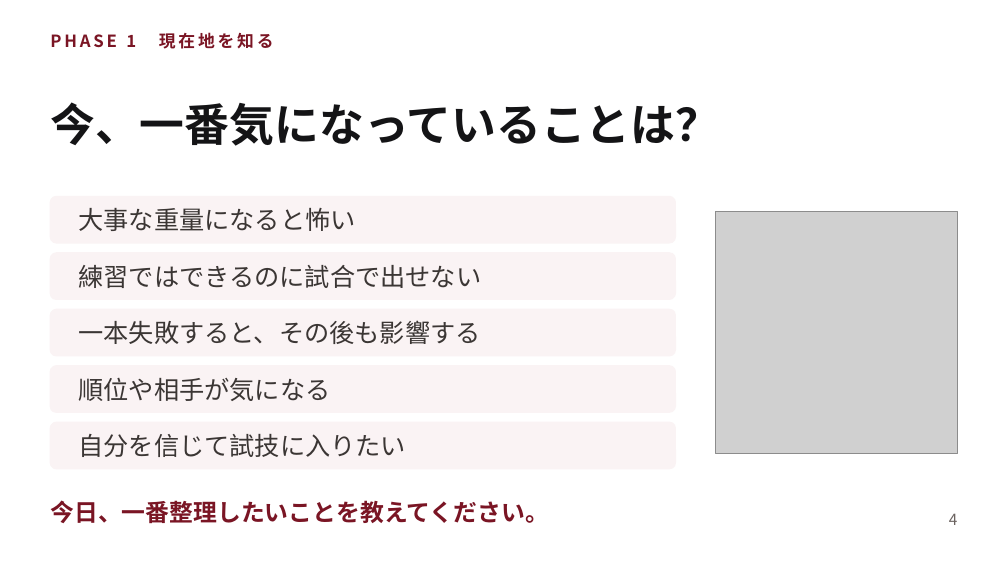
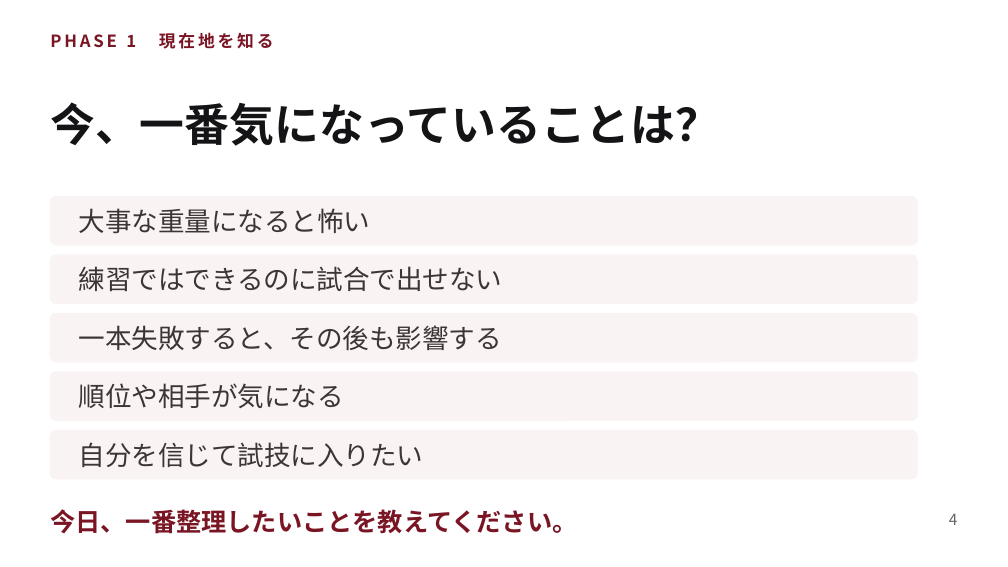
Before and after one commit to shiori0823/shiorin-trainer, a slide deck: slide 4 of deck/consultation-deck.pptx. Drawn at 1008x567 pixels with LibreOffice and Linux fonts; fonts in the diff are those of the drawing; grey boxes stand for pictures. Boxes give left, top, right and bottom in pixels: in the first picture for what was removed or moved away, otherwise in the second. Text is boxed around its words. In the diff, an @@ line names an element or a change of style, - is before the commit and + after.

```diff
--- a/deck/consultation-deck.pptx
+++ b/deck/consultation-deck.pptx
@@ rounded rectangle: place and size @@
-rounded rectangle at [50, 197, 675, 243]
+rounded rectangle at [50, 197, 917, 245]
@@ picture removed at [716, 212, 958, 454] @@
@@ rounded rectangle: place and size @@
-rounded rectangle at [50, 253, 675, 299]
+rounded rectangle at [50, 255, 917, 303]
@@ rounded rectangle: place and size @@
-rounded rectangle at [50, 309, 675, 356]
+rounded rectangle at [50, 313, 917, 362]
@@ rounded rectangle: place and size @@
-rounded rectangle at [50, 366, 675, 412]
+rounded rectangle at [50, 372, 917, 420]
@@ proportions changed in 5 elements at [50, 197, 917, 245], [50, 255, 917, 303], [50, 313, 917, 362], [50, 372, 917, 420], [50, 430, 917, 479] @@
@@ rounded rectangle: place and size @@
-rounded rectangle at [50, 422, 675, 469]
+rounded rectangle at [50, 430, 917, 479]
@@ size 18 to 19 pt in 5 elements at [79, 208, 371, 233], [79, 266, 503, 291], [79, 325, 503, 350], [79, 383, 344, 408], [79, 442, 424, 467] @@
@@ text "自分を信じて試技に入りたい": place and size @@
-text "自分を信じて試技に入りたい" at [79, 434, 407, 457]
+text "自分を信じて試技に入りたい" at [79, 442, 424, 467]
@@ text "今日、一番整理したいことを教えてください。": place and size @@
-text "今日、一番整理したいことを教えてください。" at [50, 500, 549, 523]
+text "今日、一番整理したいことを教えてください。" at [50, 509, 577, 534]
@@ text "今日、一番整理したいことを教えてください。" at [50, 509, 577, 534]: size 17 to 18 pt @@
```
Also in this commit, not shown: 22 other slides changed, 4 other files.
